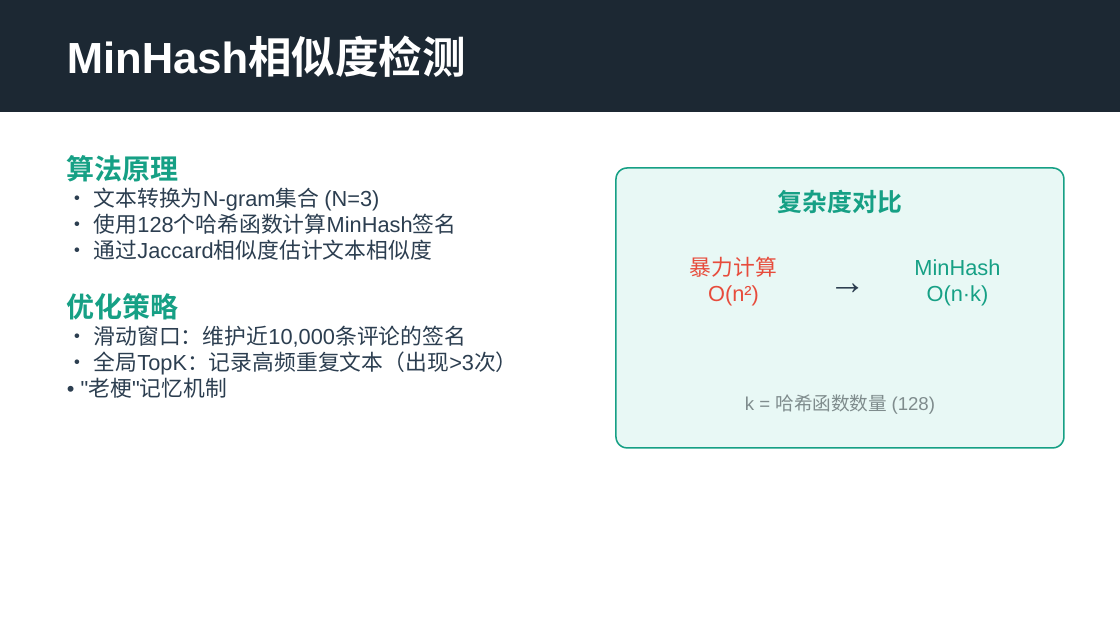
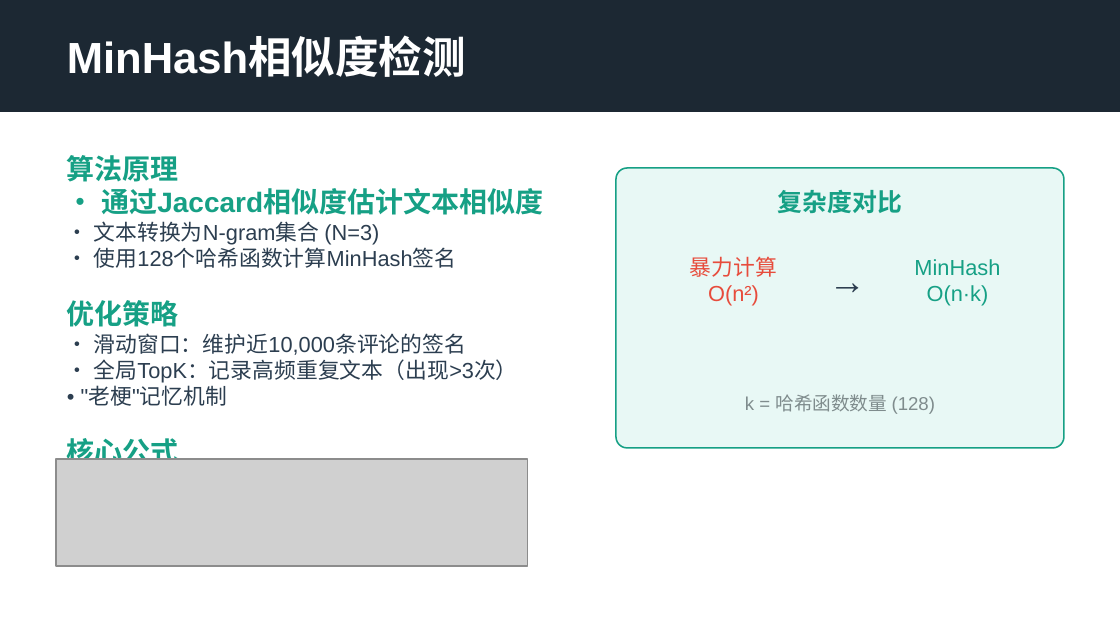
Before and after one commit to LJK666666666/LLM_SU7, a slide deck: slide 7 of presentation/presentation.pptx (slide 6 before the commit). Drawn at 1120x630 pixels with LibreOffice and Linux fonts; fonts in the diff are those of the drawing; grey boxes stand for pictures. Boxes give left, top, right and bottom in pixels: in the first picture for what was removed or moved away, otherwise in the second. Text is boxed around its words. In the diff, an @@ line names an element or a change of style, - is before the commit and + after.

```diff
--- a/presentation/presentation.pptx
+++ b/presentation/presentation.pptx
@@ text at (x1=67, y1=155, x2=543, y2=460): text changed @@
-算法原理
-• 文本转换为N-gram集合 (N=3)
-• 使用128个哈希函数计算MinHash签名
-• 通过Jaccard相似度估计文本相似度
-优化策略
-• 滑动窗口：维护近10,000条评论的签名
-• 全局TopK：记录高频重复文本（出现>3次）
-• "老梗"记忆机制
+算法原理
+• 通过Jaccard相似度估计文本相似度
+• 文本转换为N-gram集合 (N=3)
+• 使用128个哈希函数计算MinHash签名
+优化策略
+• 滑动窗口：维护近10,000条评论的签名
+• 全局TopK：记录高频重复文本（出现>3次）
+• "老梗"记忆机制
+核心公式
@@ picture added at (x1=56, y1=459, x2=528, y2=566) @@
```
Also in this commit, not shown: 7 other slides changed, 6 slides added, 3 other files.
